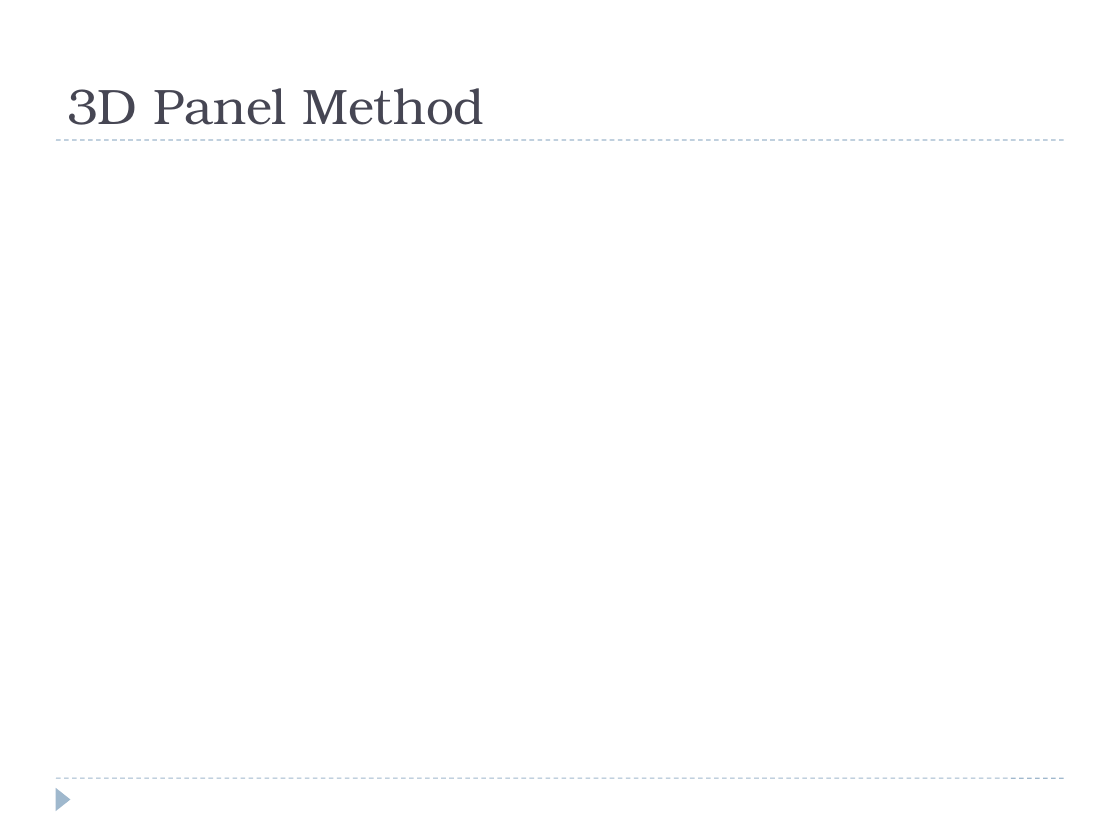
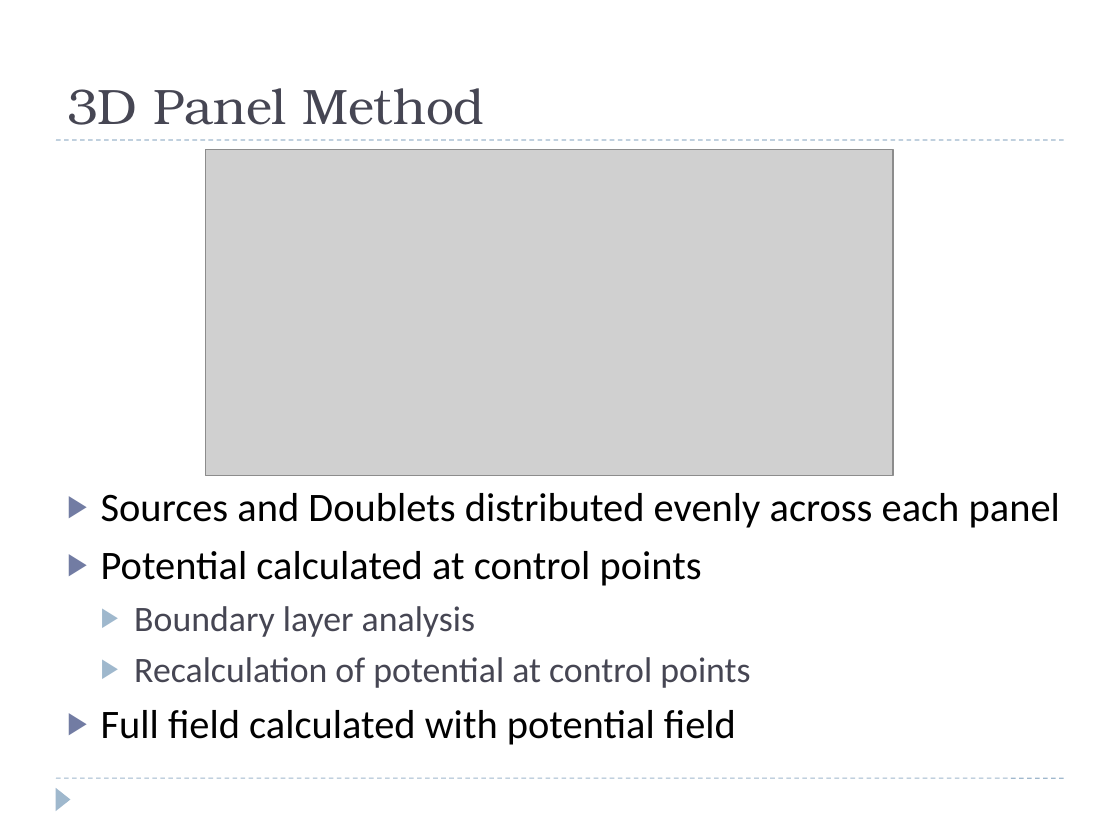
Before and after one commit to colinparker/Pterosaur, a slide deck: slide 12 of XFLR5 Methods and Their Application in.pptx (slide 11 before the commit). Drawn at 1120x840 pixels with LibreOffice and Linux fonts; fonts in the diff are those of the drawing; grey boxes stand for pictures. Boxes give left, top, right and bottom in pixels: in the first picture for what was removed or moved away, otherwise in the second. Text is boxed around its words. In the diff, an @@ line names an element or a change of style, - is before the commit and + after.

```diff
--- a/XFLR5 Methods and Their Application in.pptx
+++ b/XFLR5 Methods and Their Application in.pptx
@@ picture added at <box>205,149,893,476</box> @@
@@ text added at <box>101,493,1060,745</box>, 26 pt, text #000000 @@
+▶ Sources and Doublets distributed evenly across each panel
+▶ Potential calculated at control points
+  ▶ Boundary layer analysis
+  ▶ Recalculation of potential at control points
+▶ Full field calculated with potential field
```
Also in this commit, not shown: 4 other slides changed, 8 slides added, 6 slides removed, 7 other files.
